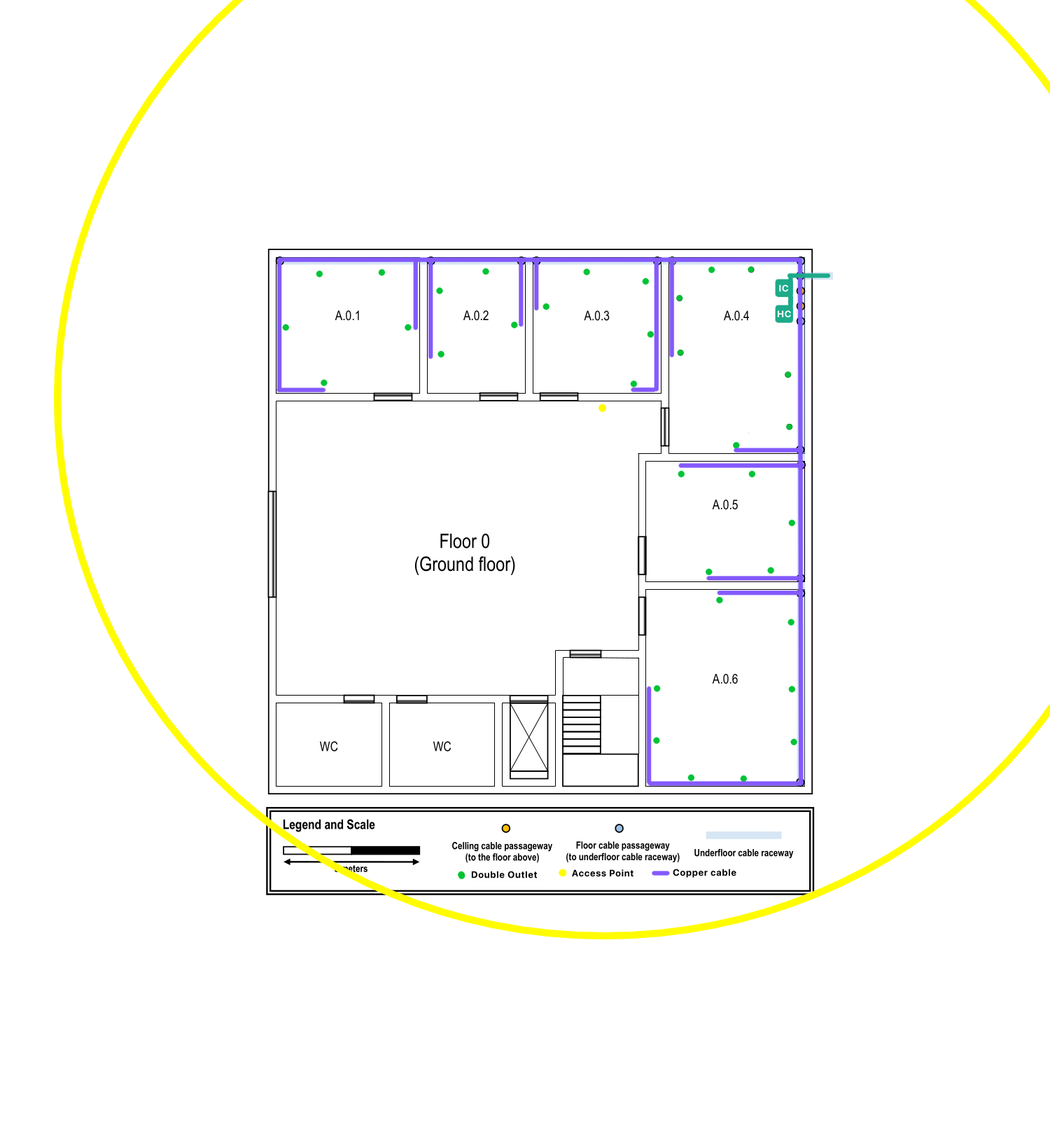
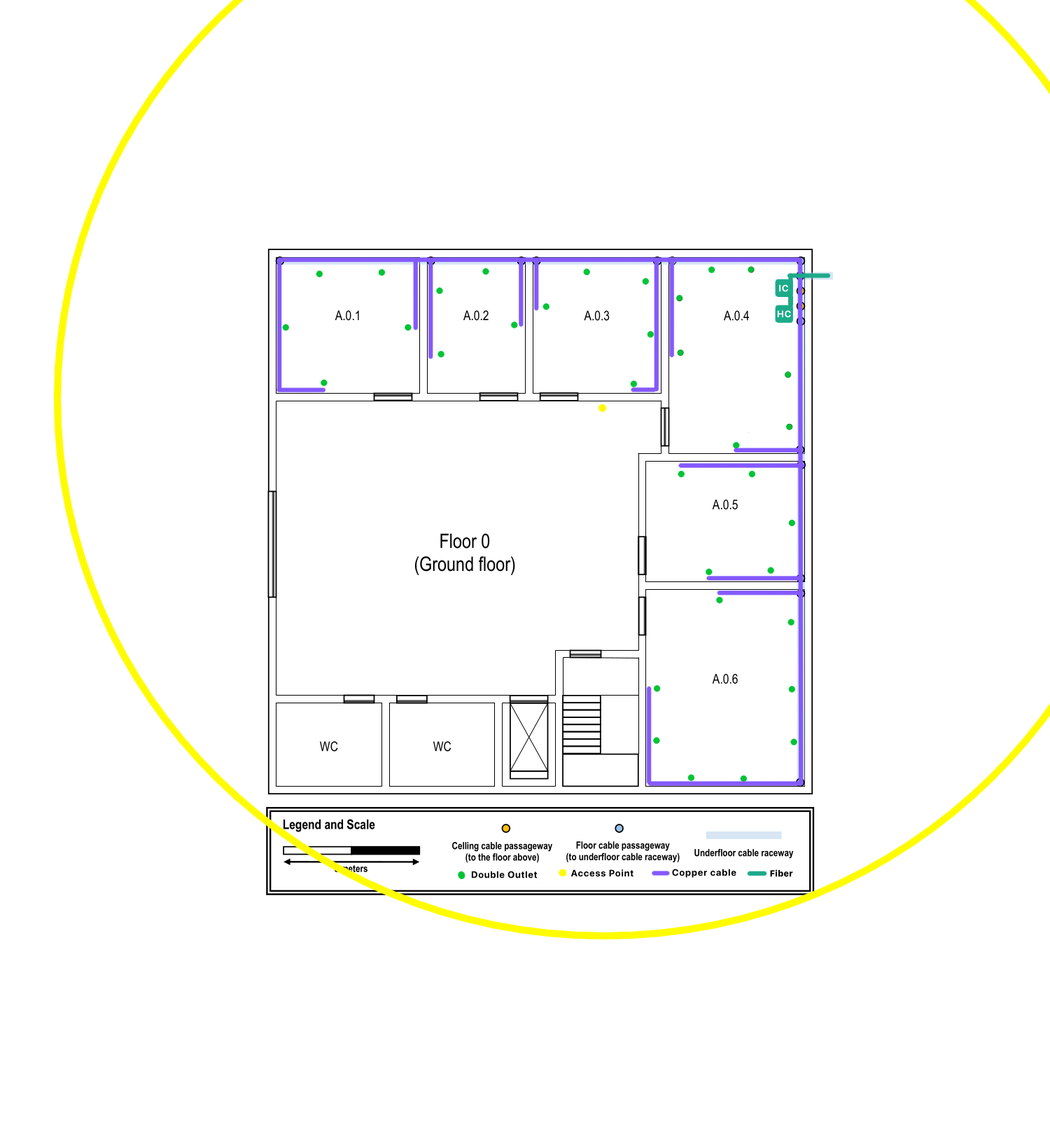
Layer changes from the first w=1050, h=1146 image to the second:
painted on "Vector Layer 1" over 570, 869, 582, 877
painted on "Fiber" over 717, 284, 794, 877
painted on "Copper" over 570, 284, 794, 878
painted on "Access Points" over 570, 284, 794, 878
painted on "Outlets" over 570, 284, 794, 878
painted on "Background" over 570, 284, 794, 878
